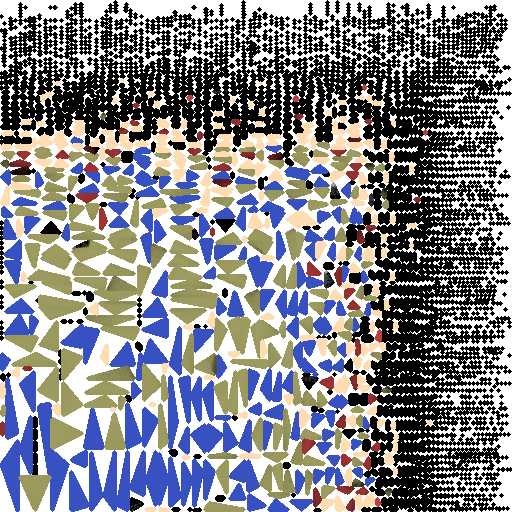
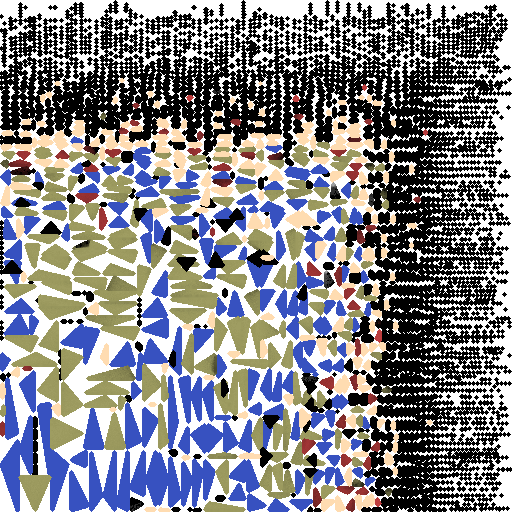
Two versions of the same layered image (512x512). Layer-by-layer changes:
added layer "Hair" above "skin" over [3, 160, 332, 512]
